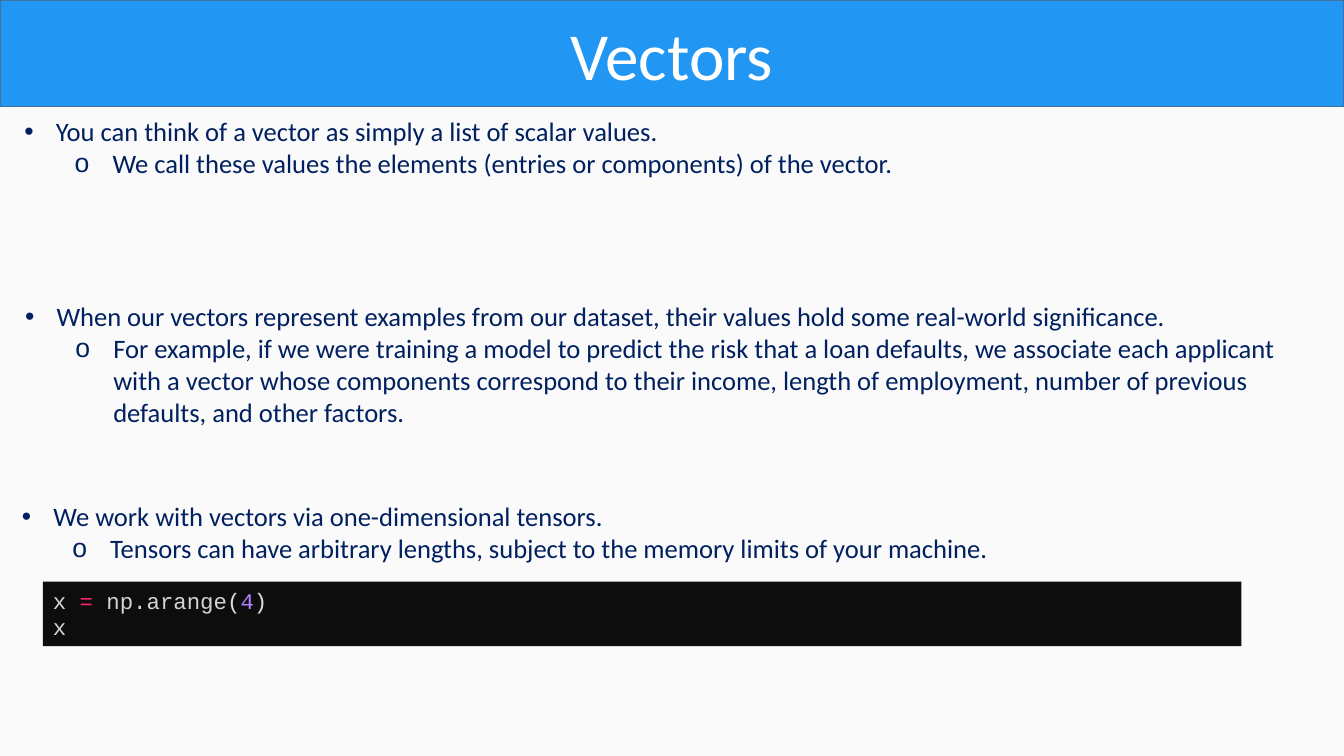
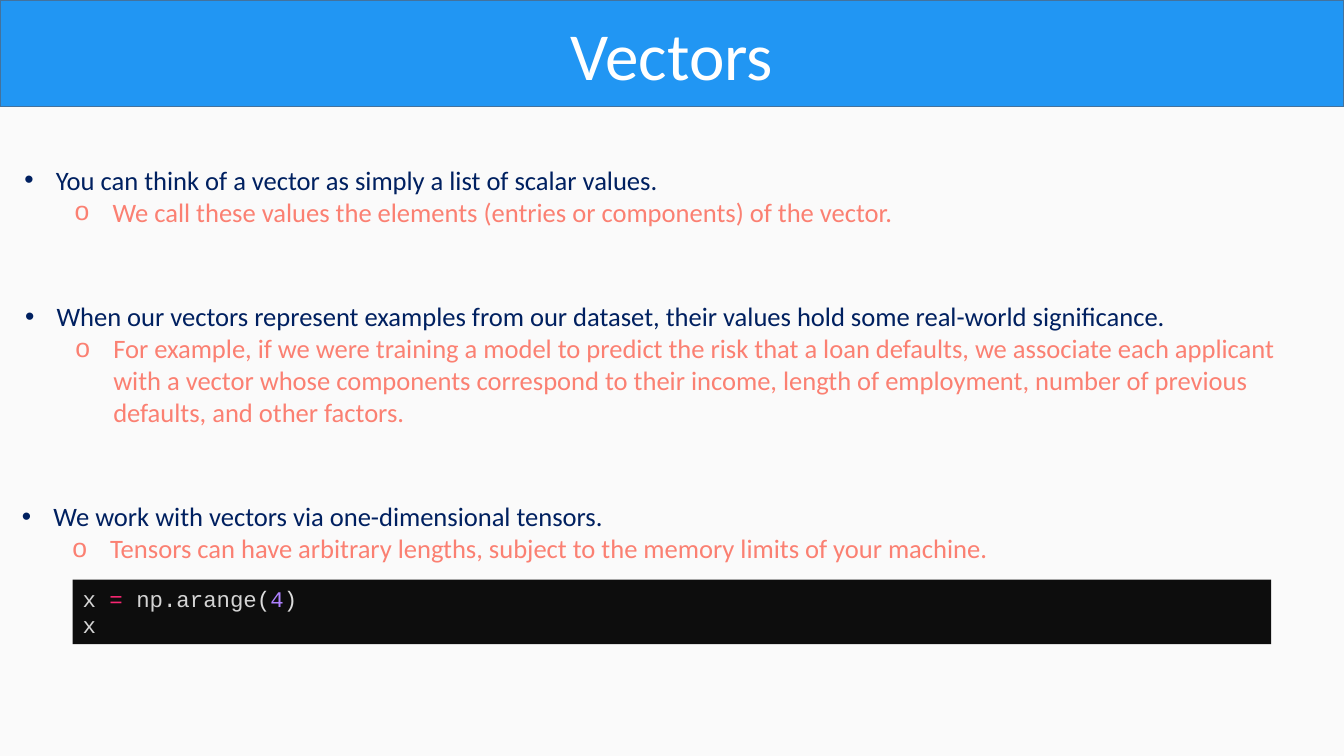
Before and after one commit to OmarAlmighty/D2L-Slides, a slide deck: slide 8 of D2L CH2 part2.pptx. Drawn at 1344x756 pixels with LibreOffice and Linux fonts; fonts in the diff are those of the drawing. Boxes give left, top, right and bottom in pixels: in the first picture for what was removed or moved away, otherwise in the second. Text is boxed around its words. In the diff, an @@ line names an element or a change of style, - is before the commit and + after.

```diff
--- a/D2L CH2 part2.pptx
+++ b/D2L CH2 part2.pptx
@@ text "You can think of a ...": place and size @@
-text "You can think of a ..." at <box>56,122,892,178</box>
+text "You can think of a ..." at <box>56,171,892,226</box>
@@ text at <box>113,203,892,226</box>: text colour #002060 to #FB8072 in "We call these values the elements (entries ..." @@
@@ text at <box>113,339,1274,425</box>: text colour #002060 to #FB8072 in "For example, if we were training a ..." @@
@@ text at <box>110,539,987,563</box>: text colour #002060 to #FB8072 in "Tensors can have arbitrary lengths, subject to ..." @@
@@ rectangle "x = np.arange(4)": place and size @@
-rectangle "x = np.arange(4)" at <box>43,582,1242,646</box>
+rectangle "x = np.arange(4)" at <box>73,580,1271,644</box>
```
Also in this commit, not shown: 8 other slides changed, 5 other files.
